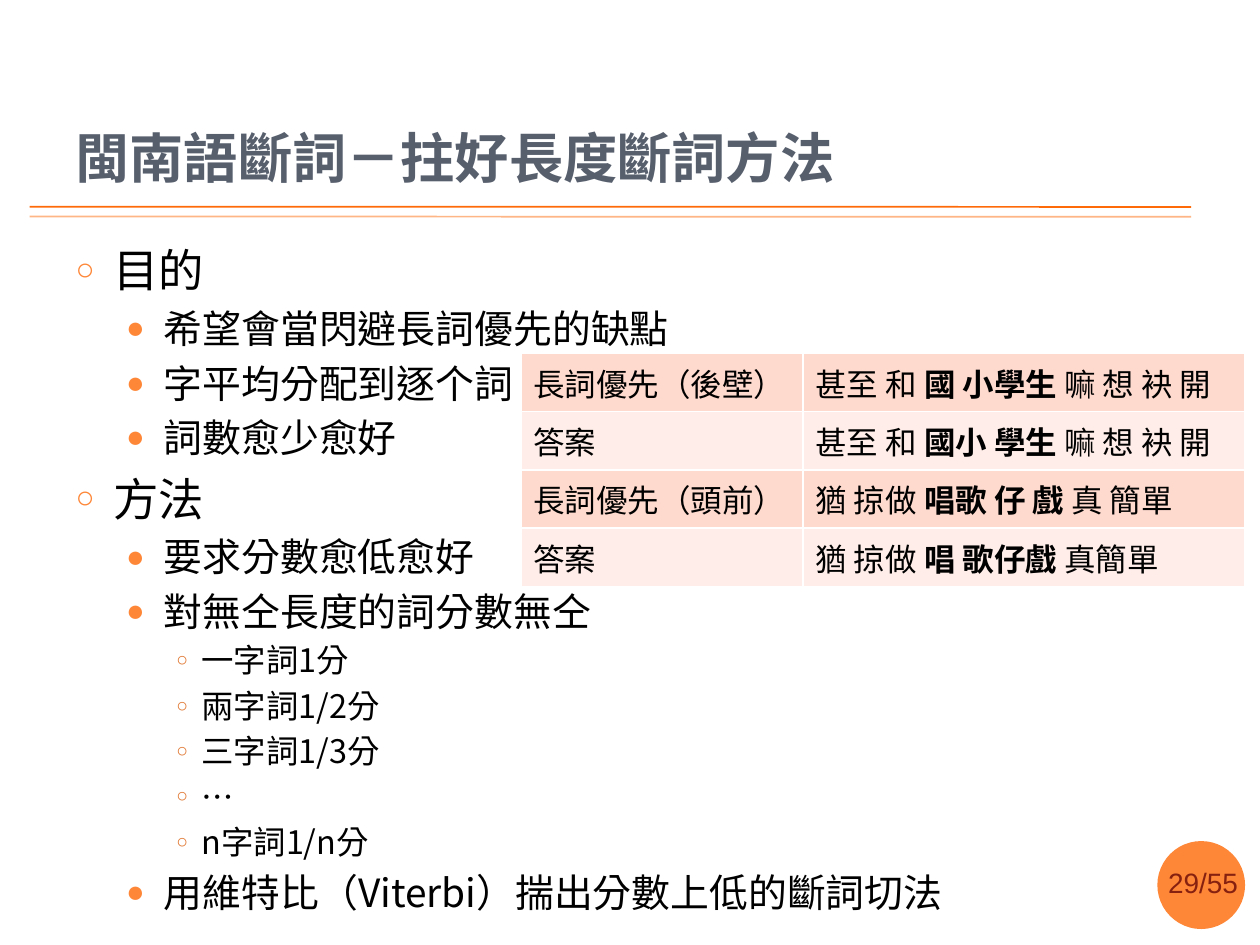
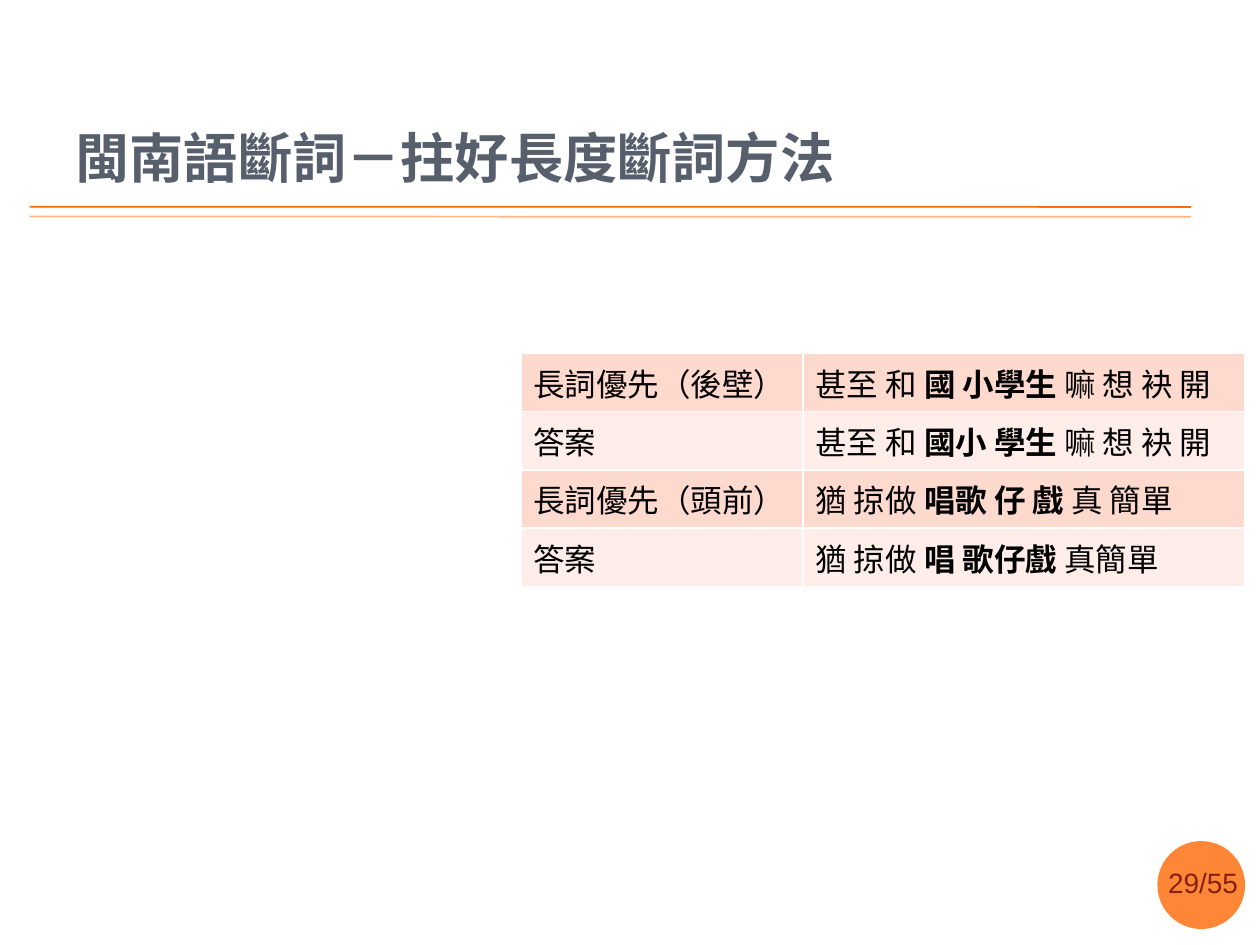
Before and after one commit to sih4sing5hong5/po3-ko3_tau5-iann2-phinn3, a slide deck: slide 29 of 翻譯報告.pptx. Drawn at 1260x945 pixels with LibreOffice and Linux fonts; fonts in the diff are those of the drawing; grey boxes stand for pictures; background and template pictures are left out. Boxes give left, top, right and bottom in pixels: in the first picture for what was removed or moved away, otherwise in the second. Text is boxed around its words. In the diff, an @@ line names an element or a change of style, - is before the commit and + after.

Commit message:
重巡一擺，改整理流程圖 實驗、方法、問題應該就差不多按呢下 fix #10 fix #11 丞宏

```diff
--- a/翻譯報告.pptx
+++ b/翻譯報告.pptx
@@ text removed at (113,249,943,911) @@
-○ 目的
-  ● 希望會當閃避長詞優先的缺點
-  ● 字平均分配到逐个詞
-  ● 詞數愈少愈好
-○ 方法
-  ● 要求分數愈低愈好
-  ● 對無仝長度的詞分數無仝
-    ○ 一字詞1分
-    ○ 兩字詞1/2分
-    ○ 三字詞1/3分
-    ○ …
-    ○ n字詞1/n分
-  ● 用維特比（Viterbi）揣出分數上低的斷詞切法
```
Also in this commit, not shown: 9 other slides changed.
